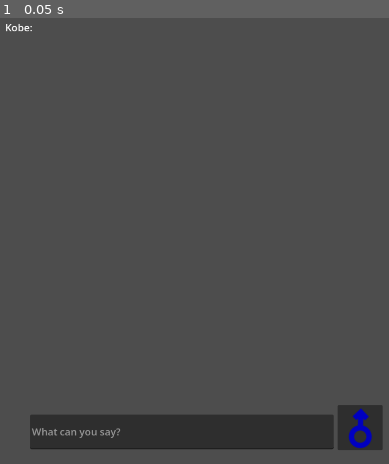
Above: before the commit, frame 1.
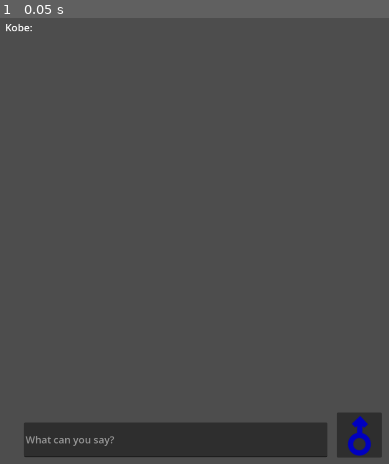
Above: after the commit, the same moment.

Repository: weiyi-boynextdoor/ProjectKobeClient
Game: Godot game, scene res://user_interface/chat_ui.tscn
Same seed, same stepped clock (60 frames per second), same inputs: the game is played once before the commit and once after it. This scene is started directly instead of the project's main scene.
Inputs:
- Up to frame 1 (0.05 s): no input

The runs differ from the first frame. In frame 1, 3.6% of the frame differs, in the area x 6-99%, y 86-99%.

Commit message:
chat item

Diff:
--- /dev/null
+++ b/user_interface/chat_item_other.gd
@@ -0,0 +1,7 @@
+extends Control
+
+@onready var text_label: Label = $HBoxContainer/text
+
+
+func set_text(content: String) -> void:
+	text_label.text = content
--- /dev/null
+++ b/user_interface/chat_item_other.tscn
@@ -0,0 +1,43 @@
+[gd_scene format=3 uid="uid://dp4qyg2dg2bqw"]
+
+[ext_resource type="Texture2D" uid="uid://cq8wumy7a4oie" path="res://textures/kobe.jpg" id="1_3ysie"]
+[ext_resource type="Script" uid="uid://cxn15ofjfr162" path="res://user_interface/chat_item_other.gd" id="1_v3xpk"]
+[ext_resource type="Texture2D" uid="uid://bgp84qjs0kt64" path="res://textures/play_icon.png" id="2_3wme4"]
+
+[node name="ChatItemOther" type="Control" unique_id=4785845]
+custom_minimum_size = Vector2(0, 80)
+layout_mode = 3
+anchors_preset = 15
+anchor_right = 1.0
+anchor_bottom = 1.0
+offset_bottom = -1840.0
+grow_horizontal = 2
+grow_vertical = 2
+script = ExtResource("1_v3xpk")
+
+[node name="HBoxContainer" type="HBoxContainer" parent="." unique_id=1727039167]
+layout_mode = 1
+anchors_preset = 15
+anchor_right = 1.0
+anchor_bottom = 1.0
+grow_horizontal = 2
+grow_vertical = 2
+theme_override_constants/separation = 12
+
+[node name="TextureRect" type="TextureRect" parent="HBoxContainer" unique_id=1434335071]
+custom_minimum_size = Vector2(80, 80)
+layout_mode = 2
+texture = ExtResource("1_3ysie")
+expand_mode = 1
+
+[node name="text" type="Label" parent="HBoxContainer" unique_id=339657835]
+layout_mode = 2
+text = "Man! what can i say? mamba out!
+Man! what can i say? mamba out!"
+autowrap_mode = 3
+
+[node name="TextureRect2" type="TextureRect" parent="HBoxContainer" unique_id=909692236]
+custom_minimum_size = Vector2(80, 80)
+layout_mode = 2
+texture = ExtResource("2_3wme4")
+expand_mode = 1
--- a/user_interface/chat_ui.gd
+++ b/user_interface/chat_ui.gd
@@ -1,4 +1,6 @@
 extends Control
+
+const CHAT_ITEM_OTHER_SCENE := preload("res://user_interface/chat_item_other.tscn")
 
 ## Adjust these to match the server's audio format
 var audio_sample_rate := 32000
@@ -18,6 +20,7 @@
 @onready var audio_player := $audio_player
 @onready var text_assistant_response := $text_assistant_response
 @onready var text_user_input := $text_user_input
+@onready var chat_container := $MarginContainer/ScrollContainer/chat_container
 
 
 const CONFIG_PATH := "user://settings.cfg"
@@ -33,6 +36,9 @@
 	network_manager.audio_started.connect(_on_audio_started)
 	network_manager.audio_chunk_received.connect(_on_audio_chunk_received)
 	network_manager.audio_finished.connect(_on_audio_finished)
+
+	for child in chat_container.get_children():
+		child.queue_free()
 
 
 func _process(delta: float) -> void:
@@ -103,7 +109,9 @@
 
 
 func _on_text_response_received(content: String) -> void:
-	text_assistant_response.text = "Kobe: " + content
+	var chat_item: Control = CHAT_ITEM_OTHER_SCENE.instantiate()
+	chat_container.add_child(chat_item)
+	chat_item.set_text(content)
 
 
 func _on_audio_started(sample_rate: int, channels: int) -> void:
--- a/user_interface/chat_ui.tscn
+++ b/user_interface/chat_ui.tscn
@@ -3,6 +3,7 @@
 [ext_resource type="Script" uid="uid://cn420wp61hjww" path="res://user_interface/chat_ui.gd" id="1_kwp2c"]
 [ext_resource type="AudioStream" uid="uid://dvdgl8cxx0xj6" path="res://audio/mamba.wav" id="1_tl3l8"]
 [ext_resource type="Texture2D" uid="uid://fflyepm7bpq5" path="res://textures/male.png" id="2_4hjr4"]
+[ext_resource type="PackedScene" uid="uid://dp4qyg2dg2bqw" path="res://user_interface/chat_item_other.tscn" id="4_15lnk"]
 
 [node name="ChatUi" type="Control" unique_id=1781560637]
 layout_mode = 3
@@ -34,16 +35,15 @@
 
 [node name="text_user_input" type="LineEdit" parent="." unique_id=968898368]
 layout_mode = 1
-anchors_preset = 3
-anchor_left = 1.0
+anchors_preset = 12
 anchor_top = 1.0
 anchor_right = 1.0
 anchor_bottom = 1.0
-offset_left = -914.0
-offset_top = -164.0
-offset_right = -185.5
-offset_bottom = -81.0
-grow_horizontal = 0
+offset_left = 151.0
+offset_top = -145.0
+offset_right = -200.5
+offset_bottom = -62.0
+grow_horizontal = 2
 grow_vertical = 0
 theme_override_font_sizes/font_size = 24
 placeholder_text = "What can you say?"
@@ -55,12 +55,36 @@
 anchor_top = 1.0
 anchor_right = 1.0
 anchor_bottom = 1.0
-offset_left = -168.0
-offset_top = -179.0
-offset_right = -68.0
-offset_bottom = -79.0
+offset_left = -178.0
+offset_top = -169.0
+offset_right = -70.0
+offset_bottom = -61.0
 grow_horizontal = 0
 grow_vertical = 0
 icon = ExtResource("2_4hjr4")
 
+[node name="MarginContainer" type="MarginContainer" parent="." unique_id=1840531622]
+layout_mode = 1
+anchors_preset = -1
+anchor_right = 1.0
+anchor_bottom = 1.0
+offset_left = 66.0
+offset_top = 71.0
+offset_right = -66.0
+offset_bottom = -180.0
+
+[node name="ScrollContainer" type="ScrollContainer" parent="MarginContainer" unique_id=1508166500]
+layout_mode = 2
+
+[node name="chat_container" type="VBoxContainer" parent="MarginContainer/ScrollContainer" unique_id=1905536492]
+layout_mode = 2
+size_flags_horizontal = 3
+theme_override_constants/separation = 16
+
+[node name="ChatItemOther" parent="MarginContainer/ScrollContainer/chat_container" unique_id=4785845 instance=ExtResource("4_15lnk")]
+layout_mode = 2
+
+[node name="ChatItemOther2" parent="MarginContainer/ScrollContainer/chat_container" unique_id=1139317520 instance=ExtResource("4_15lnk")]
+layout_mode = 2
+
 [connection signal="pressed" from="btn_send" to="." method="_on_btn_send_pressed"]
Binary file added: textures/play_icon.png
Not shown, added: textures/play_icon.png.import
Not shown, added: user_interface/chat_item_other.gd.uid
